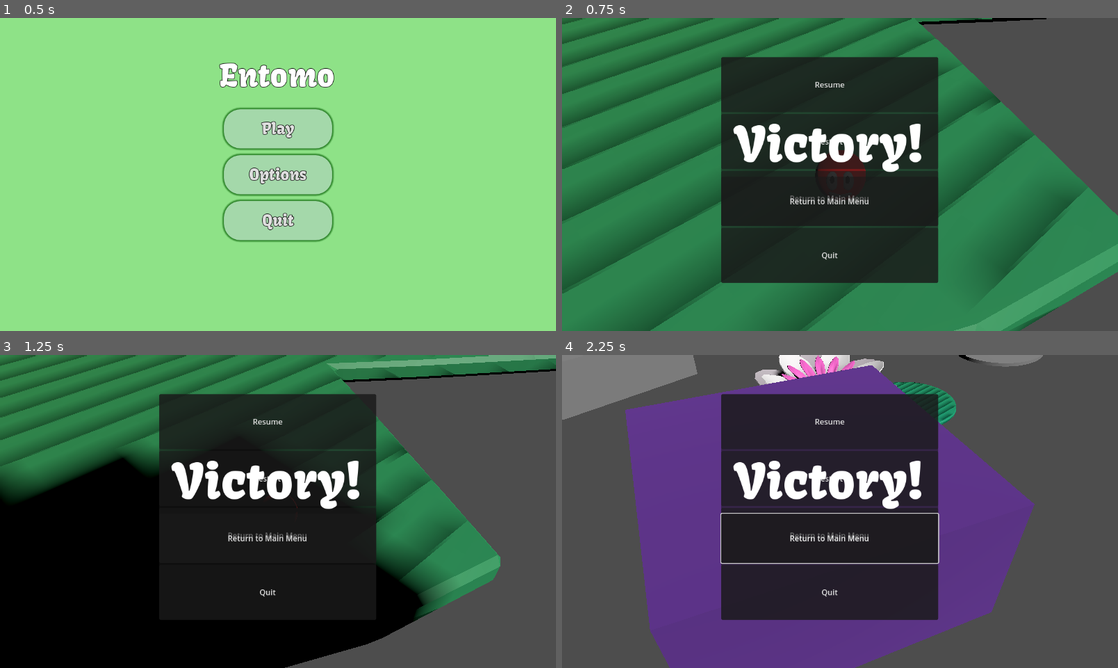
Above: before the commit, frames 1-4 (two rows, left to right).
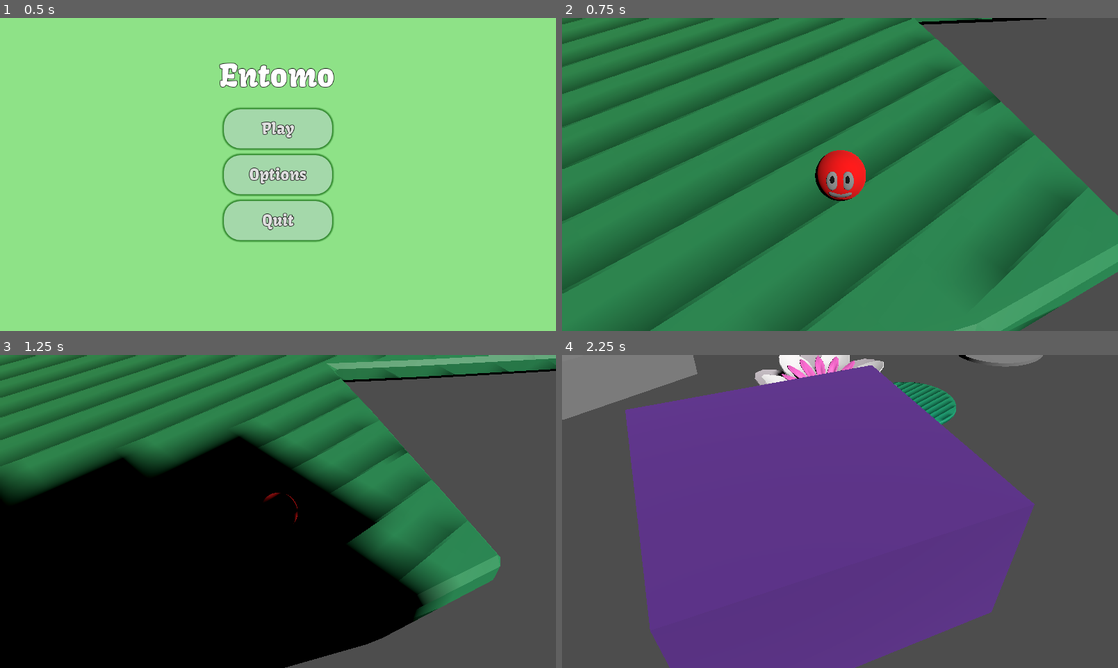
Above: after the commit, the same moments.

Repository: melonboyo/entomo
Game: Godot game, scene res://Scenes/Menus/MainMenu/MainMenu.tscn
The game is run twice, just before and just after one commit, with the same random seed, the same clock (stepped at 60 frames per second) and the same inputs.
Inputs (mouse positions are in pixels of both pictures, inside the frame that each line leads up to):
- Up to frame 1 (0.5 s): no input
- Up to frame 2 (0.75 s): click "Play" at 0.5 s
- Up to frame 3 (1.25 s): no input
- Up to frame 4 (2.25 s): click (828, 536) at 1.25 s, where only the run before the commit has a clickable "Return to Main Menu"; click (828, 477) at 2 s, where only the run before the commit has a clickable "Restart"

Frame 1 is identical in both runs. In frame 2, 28% of the frame differs, in the area x 28-68%, y 12-85%; in frame 3, 11%; in frame 4, 28%.
Error before the commit: Parse Error: Function "_on_return_pressed" has the same name as a previously declared function. (res://Scenes/Menus/PauseMenu/pausemenu.gd:52)

Commit message:
quick-fix for main menu button in pause

Diff:
--- a/Scenes/Menus/PauseMenu/pausemenu.gd
+++ b/Scenes/Menus/PauseMenu/pausemenu.gd
@@ -27,7 +27,7 @@
 
 func _on_return_pressed():
 	game_manager.get_tree().paused = false
-	get_tree().change_scene_to_file("res://Scenes/MainMenu.tscn")
+	get_tree().change_scene_to_file("res://Scenes/Menus/MainMenu/MainMenu.tscn")
 
 
 func _on_quit_pressed():
@@ -48,7 +48,3 @@
 	show()
 	victory_panel.show()
 	pause_panel.hide()
-
-func _on_return_pressed() -> void:
-	game_manager.get_tree().paused = false
-	get_tree().change_scene_to_file("res://Scenes/Menus/MainMenu/MainMenu.tscn")
